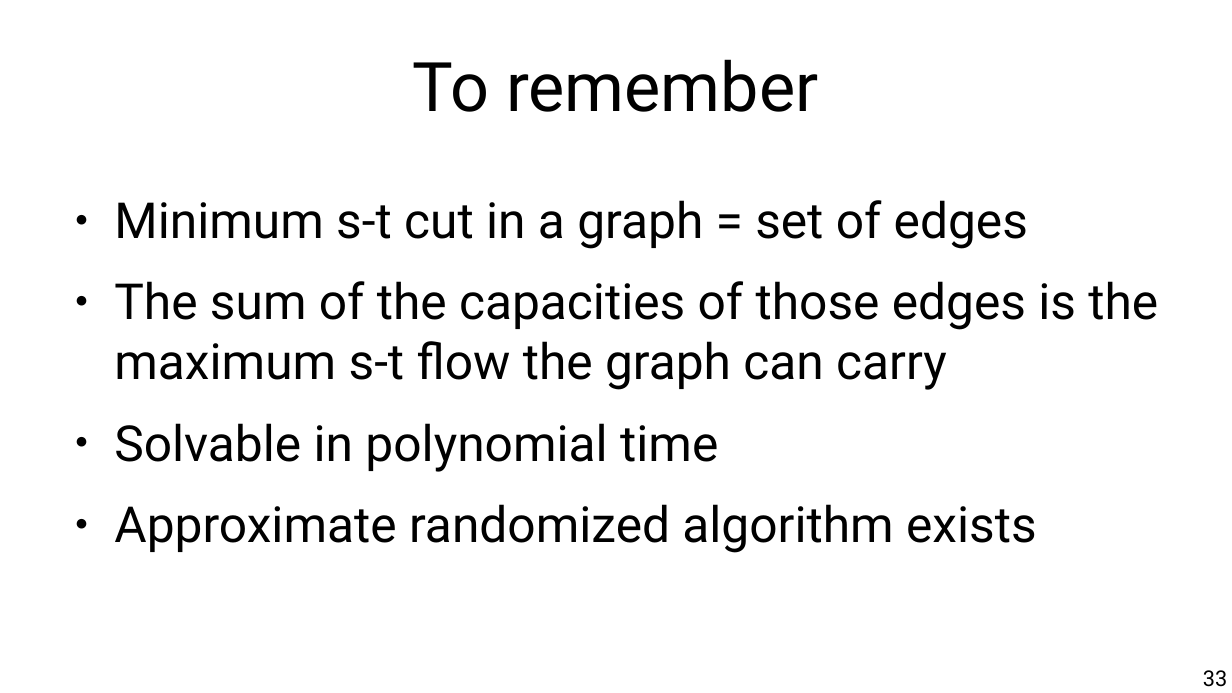
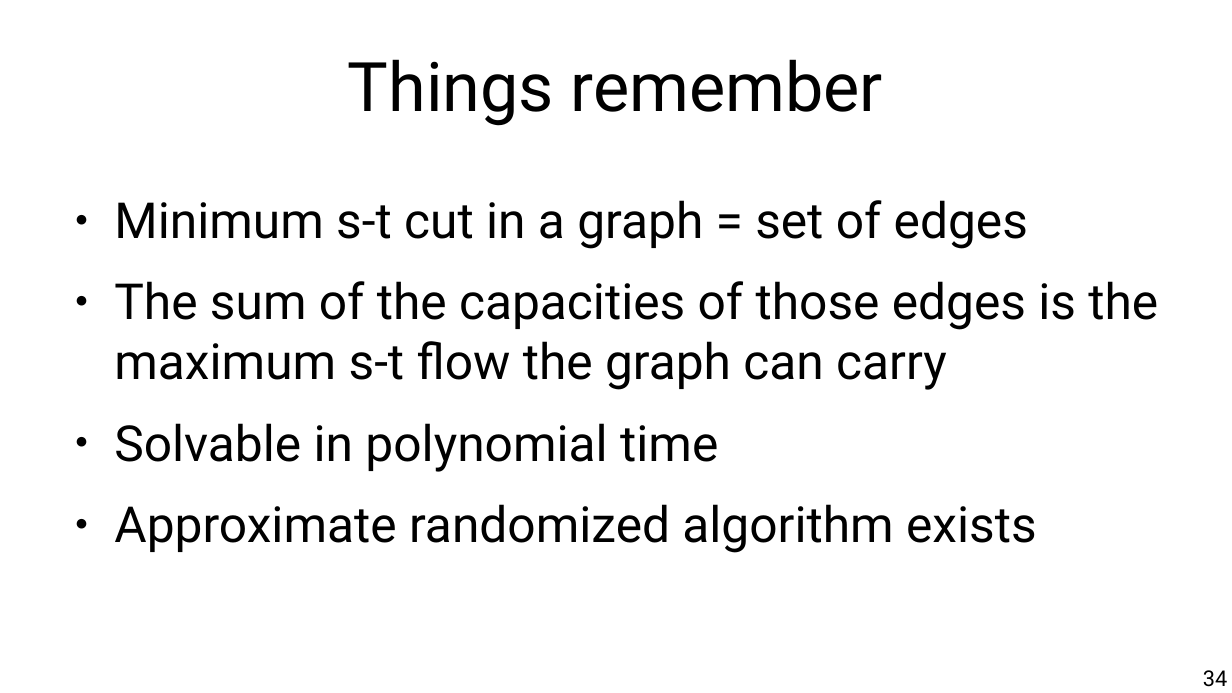
Before and after one commit to chatox/networks-science-course, a slide deck: slide 34 of theory/tt10_network_flows.odp (slide 33 before the commit). Drawn at 1232x693 pixels with LibreOffice and Linux fonts; fonts in the diff are those of the drawing. Boxes give left, top, right and bottom in pixels: in the first picture for what was removed or moved away, otherwise in the second. Text is boxed around its words. In the diff, an @@ line names an element or a change of style, - is before the commit and + after.

```diff
--- a/theory/tt10_network_flows.odp
+++ b/theory/tt10_network_flows.odp
@@ title at (x1=348, y1=59, x2=883, y2=126): text changed @@
-To remember
+Things remember
@@ page number at (x1=1203, y1=670, x2=1227, y2=687): text changed @@
-33
+34
```
Also in this commit, not shown: 15 other slides changed, 1 slide added, 6 other files.
